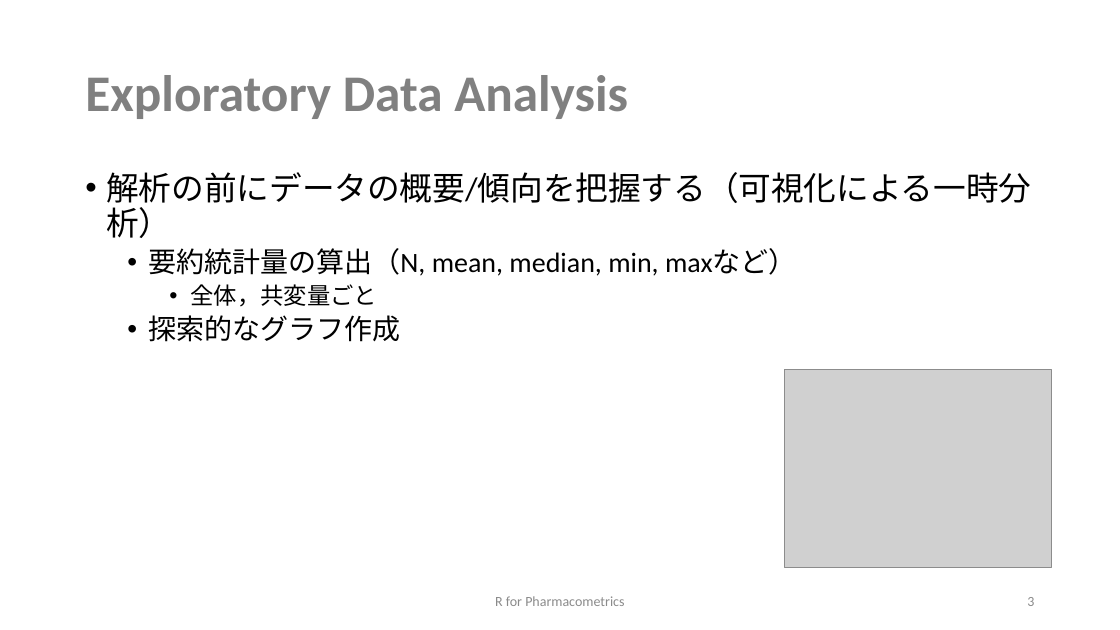
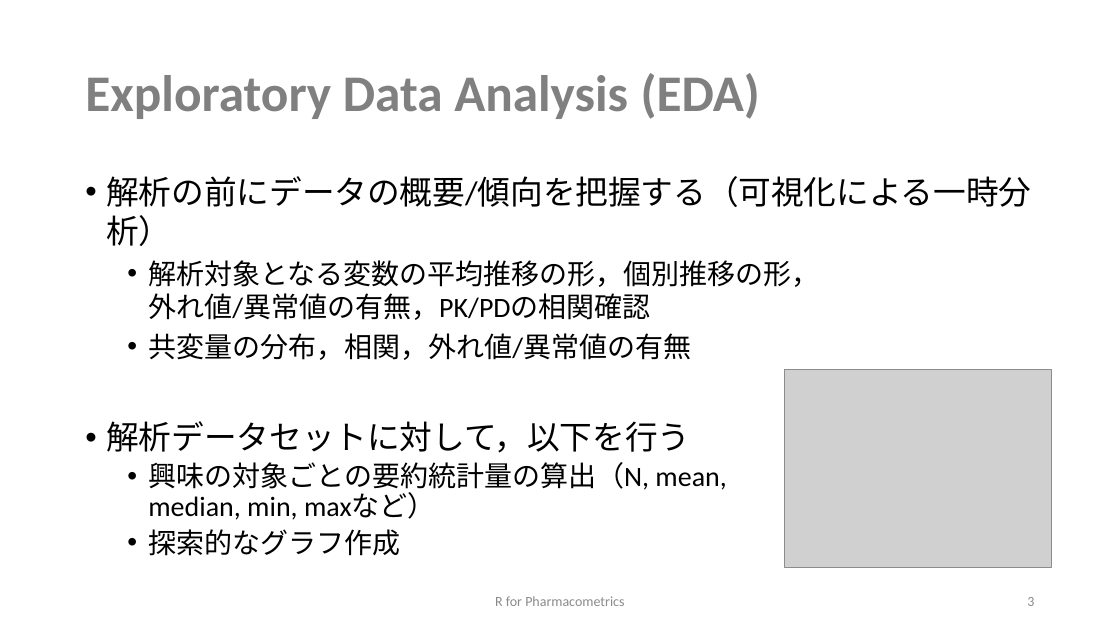
Before and after one commit to MasatoFukae/R-for-PMx, a slide deck: slide 3 of sample/1_data_handling.pptx. Drawn at 1120x630 pixels with LibreOffice and Linux fonts; fonts in the diff are those of the drawing; grey boxes stand for pictures. Boxes give left, top, right and bottom in pixels: in the first picture for what was removed or moved away, otherwise in the second. Text is boxed around its words. In the diff, an @@ line names an element or a change of style, - is before the commit and + after.

```diff
--- a/sample/1_data_handling.pptx
+++ b/sample/1_data_handling.pptx
@@ title at (x1=85, y1=73, x2=760, y2=119): text changed @@
-Exploratory Data Analysis
+Exploratory Data Analysis (EDA)
@@ text at (x1=106, y1=176, x2=1031, y2=246): line spacing 0.9 to 1 @@
@@ text at (x1=106, y1=260, x2=819, y2=520): text changed @@
-  • 要約統計量の算出（N, mean, median, min, maxなど）
-    • 全体，共変量ごと
+  • 解析対象となる変数の平均推移の形，個別推移の形，
+    外れ値/異常値の有無，PK/PDの相関確認
+  • 共変量の分布，相関，外れ値/異常値の有無
+• 解析データセットに対して，以下を行う
+  • 興味の対象ごとの要約統計量の算出（N, mean,
+    median, min, maxなど）
```
Also in this commit, not shown: 13 other slides changed, 1 slide added, 7 other files.
